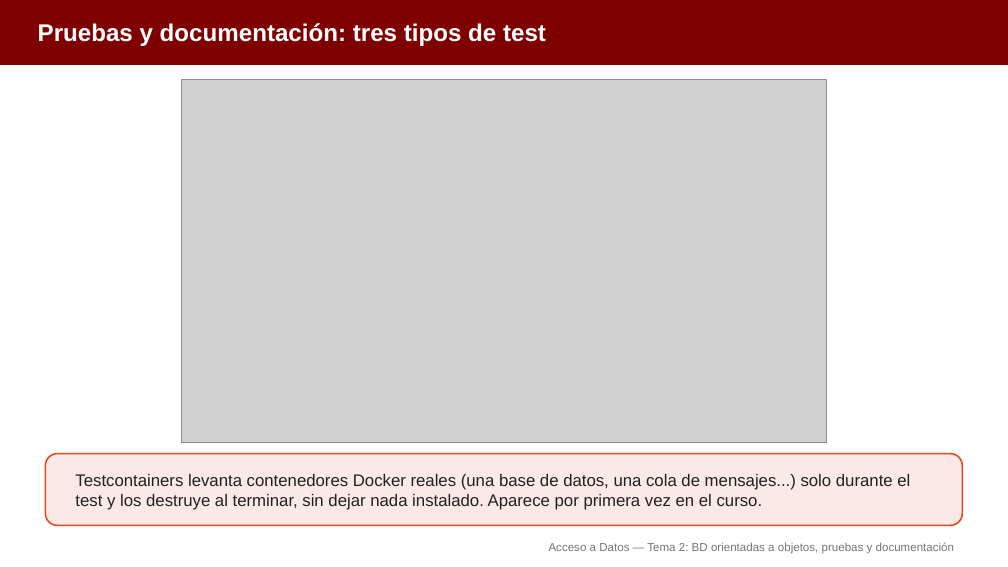
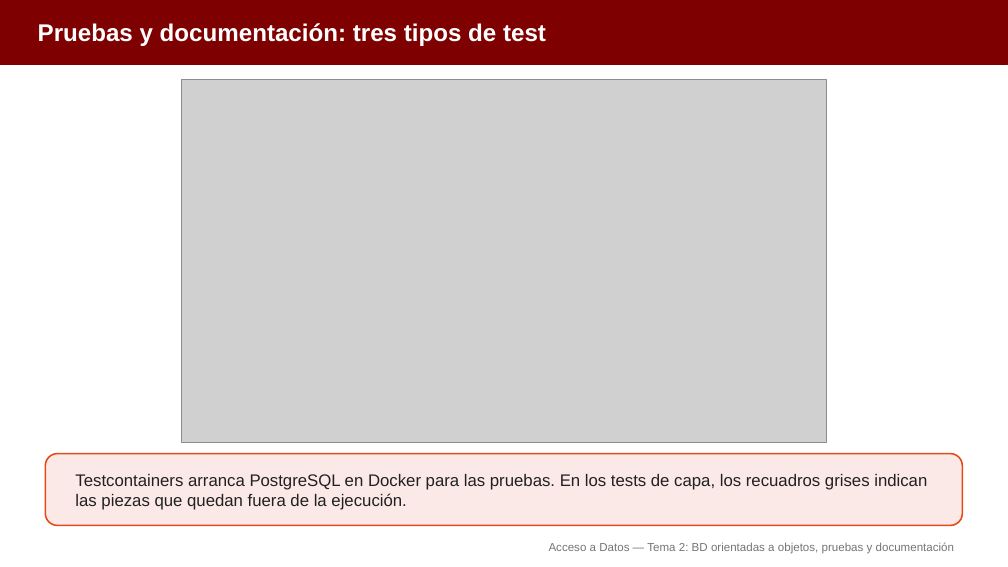
Before and after one commit to aitorventura/acceso-a-datos, a slide deck: slide 6 of docs/tema2/diapositivas/bd-orientadas-a-objetos.pptx. Drawn at 1008x567 pixels with LibreOffice and Linux fonts; fonts in the diff are those of the drawing; grey boxes stand for pictures. Boxes give left, top, right and bottom in pixels: in the first picture for what was removed or moved away, otherwise in the second. Text is boxed around its words. In the diff, an @@ line names an element or a change of style, - is before the commit and + after.

```diff
--- a/docs/tema2/diapositivas/bd-orientadas-a-objetos.pptx
+++ b/docs/tema2/diapositivas/bd-orientadas-a-objetos.pptx
@@ text at box(75, 474, 927, 510): text changed @@
-Testcontainers levanta contenedores Docker reales (una base de datos, una cola de mensajes...) solo durante el test y los destruye al terminar, sin dejar nada instalado. Aparece por primera vez en el curso.
+Testcontainers arranca PostgreSQL en Docker para las pruebas. En los tests de capa, los recuadros grises indican las piezas que quedan fuera de la ejecución.
```
Also in this commit, not shown: 10 other slides changed, 2 slides removed, 2 other files.
